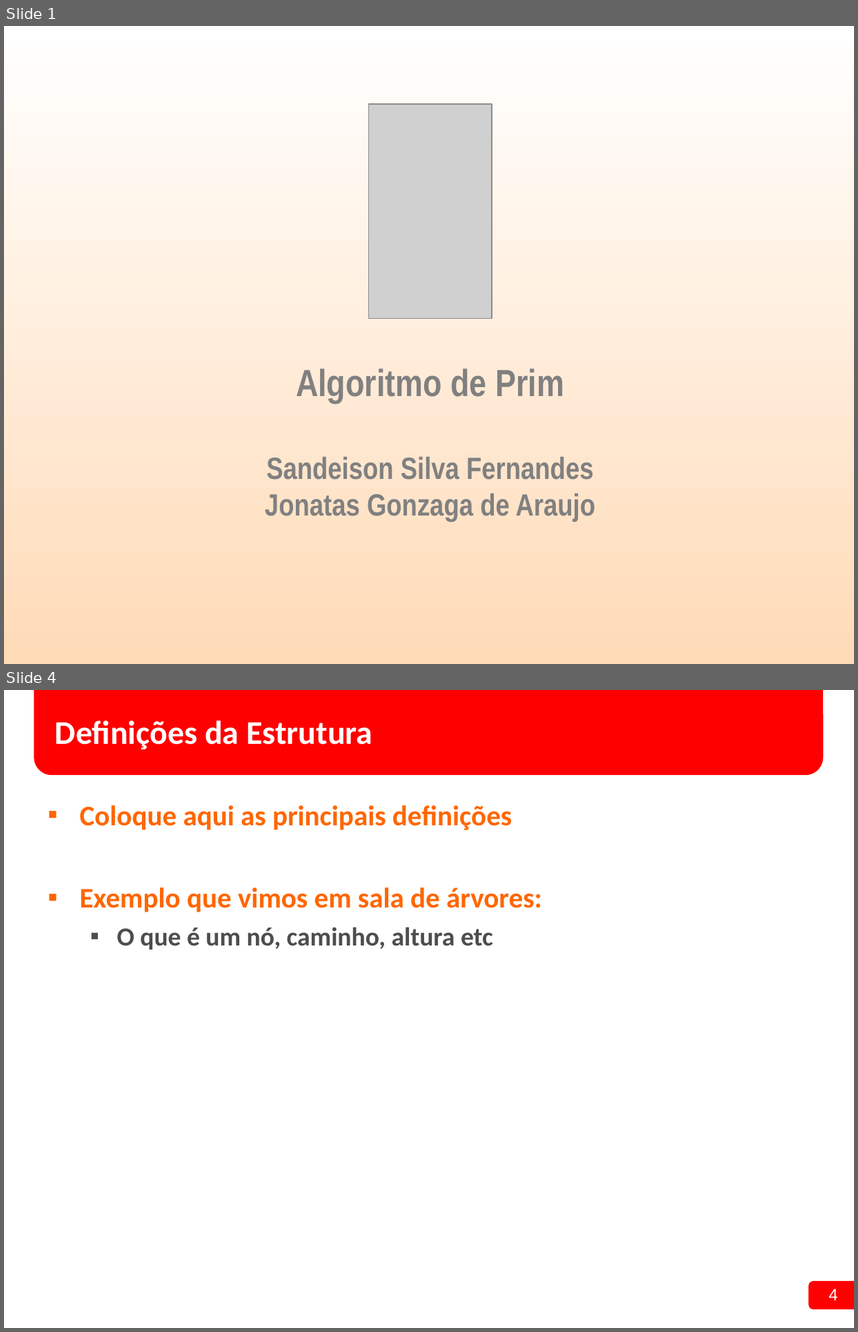
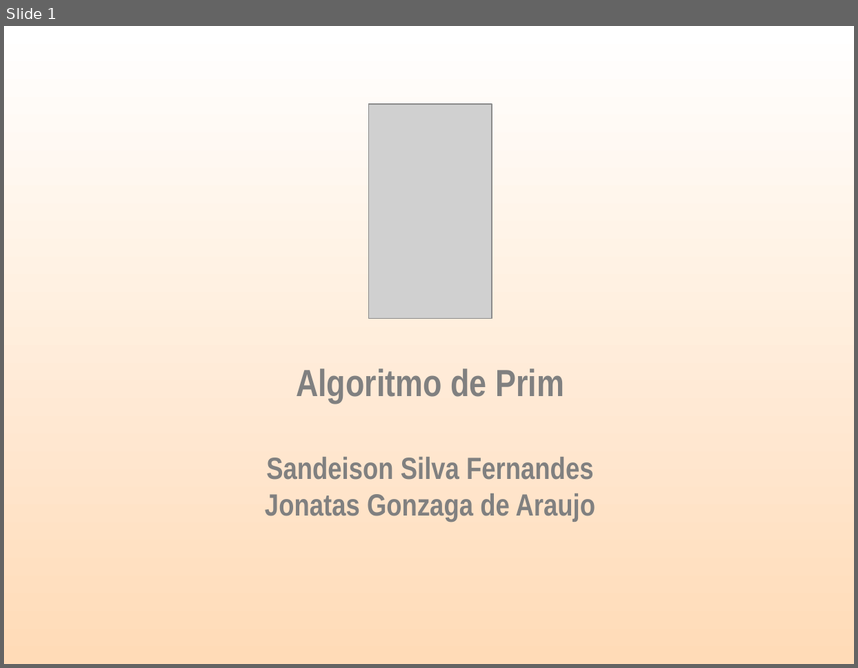
Before and after one commit to SANDEISON/Projeto_Estrutura_de_Dados_2016.1, a slide deck: 01 - Seminario/Seminário Algoritmo de Prim.ppt. Shown one above the other, each under a label of ours: slides 1 and 4 before the commit, slide 1 after it; the slides between them are not shown. The pictures are 858x1332 and 858x668 pixels, drawn with LibreOffice and Linux fonts; fonts in the diff are those of the drawing; grey boxes stand for pictures; background and template pictures are left out. Boxes give left, top, right and bottom in pixels: in the first picture for what was removed or moved away, otherwise in the second. Text is boxed around its words. In the diff, an @@ line names an element or a change of style, - is before the commit and + after.

```diff
--- a/01 - Seminario/Seminário Algoritmo de Prim.ppt
+++ b/01 - Seminario/Seminário Algoritmo de Prim.ppt
@@ slide 4 removed at <box>4,690,854,1328</box>, background #FFFFFF @@
@@ rounded rectangle removed at <box>34,690,822,775</box> @@
@@ title removed at <box>55,720,372,749</box> @@
-Definições da Estrutura
@@ text removed at <box>80,805,542,949</box> @@
-▪ Coloque aqui as principais definições
-▪ Exemplo que vimos em sala de árvores:
-  ▪ O que é um nó, caminho, altura etc
@@ rounded rectangle removed at <box>809,1281,854,1309</box> @@
@@ page number removed at <box>829,1288,838,1300</box> @@
-4
```
Also in this commit, not shown: 13 slides added, 6 other slides removed, 39 other files.
